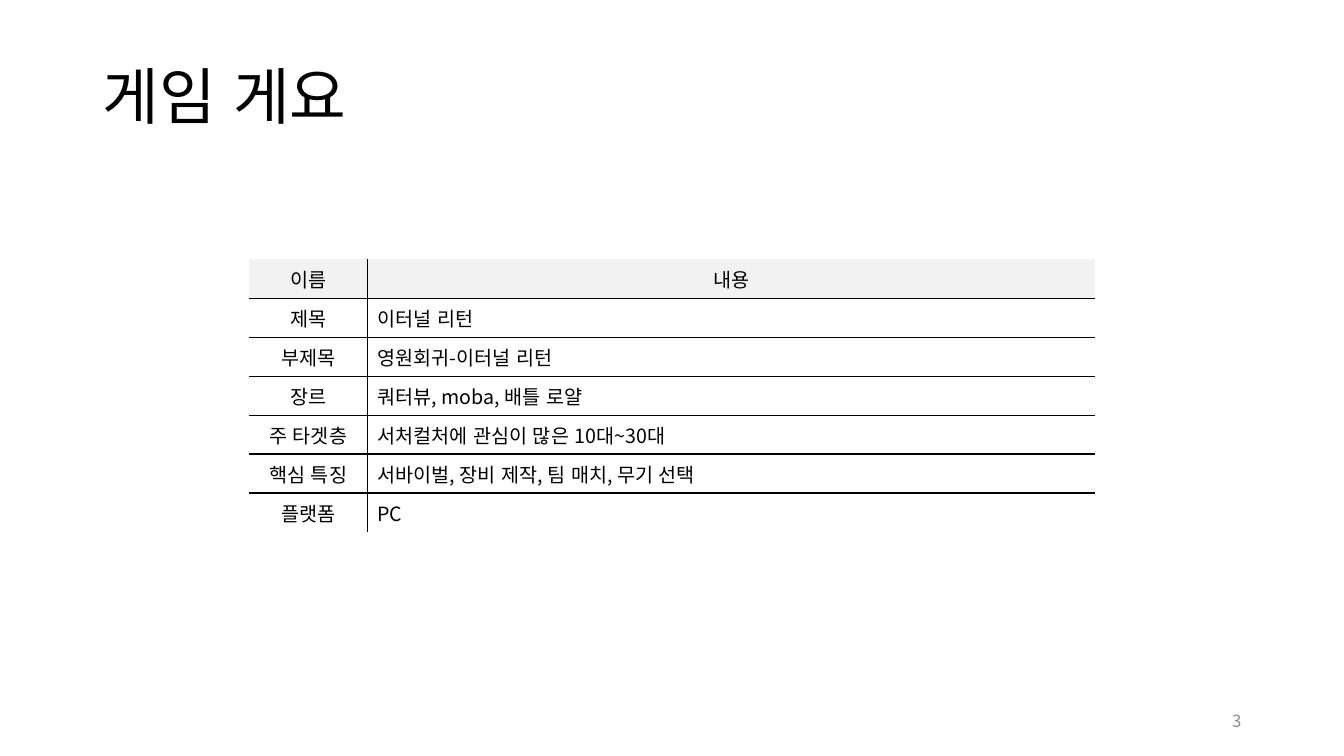
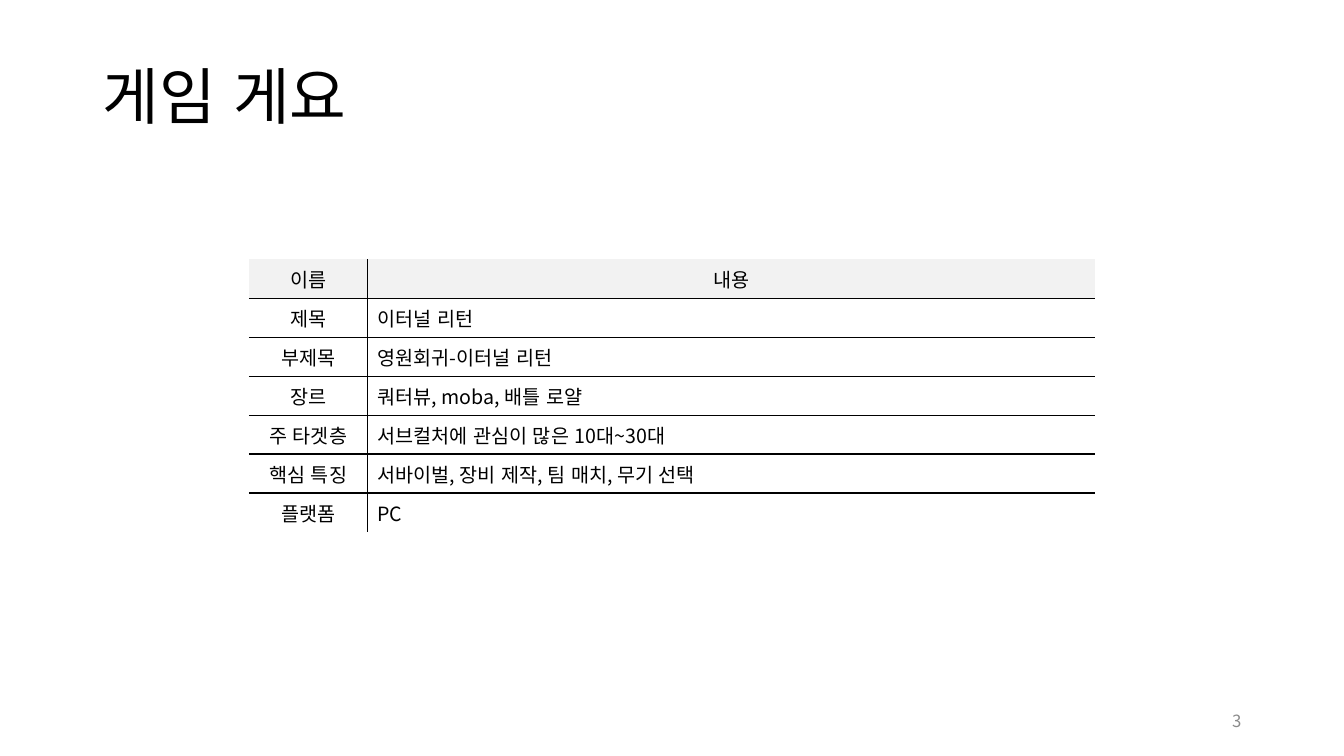
Before and after one commit to yjk0401/unityenginebasic_9th, a slide deck: slide 3 of 기획/이터널 리턴/이터널 리턴 역기획서.pptx. Drawn at 1344x756 pixels with LibreOffice and Linux fonts; fonts in the diff are those of the drawing. Boxes give left, top, right and bottom in pixels: in the first picture for what was removed or moved away, otherwise in the second. Text is boxed around its words. In the diff, an @@ line names an element or a change of style, - is before the commit and + after.

```diff
--- a/기획/이터널 리턴/이터널 리턴 역기획서.pptx
+++ b/기획/이터널 리턴/이터널 리턴 역기획서.pptx
@@ table at box(249, 259, 1096, 527) @@
-row 5, column 2: 서처컬처에 관심이 많은 10대~30대
+row 5, column 2: 서브컬처에 관심이 많은 10대~30대
```
Also in this commit, not shown: 2 other files.
